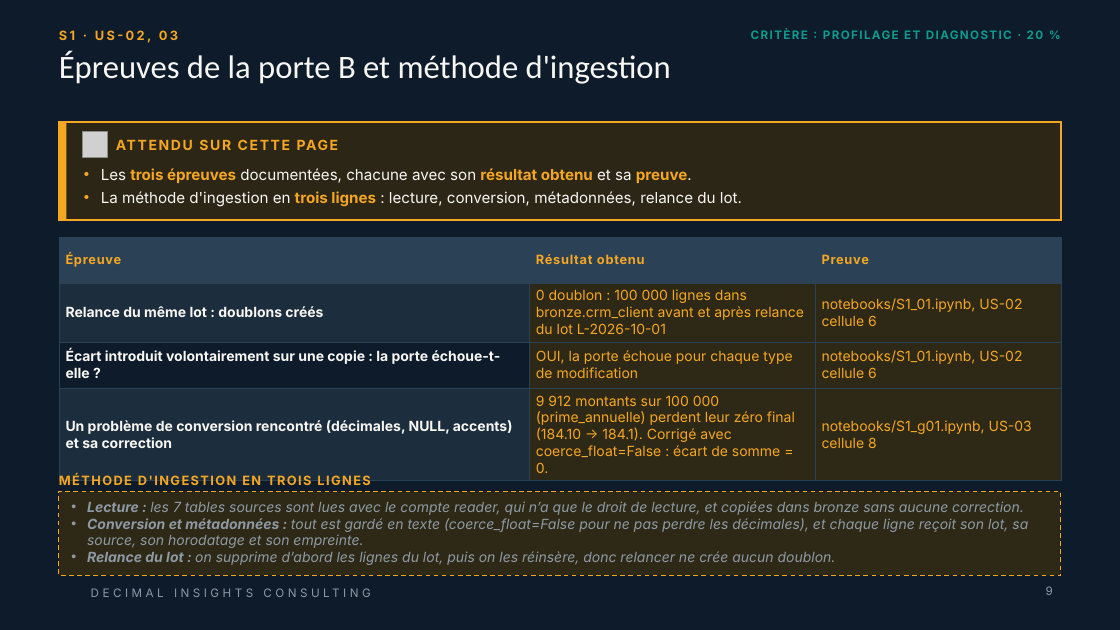
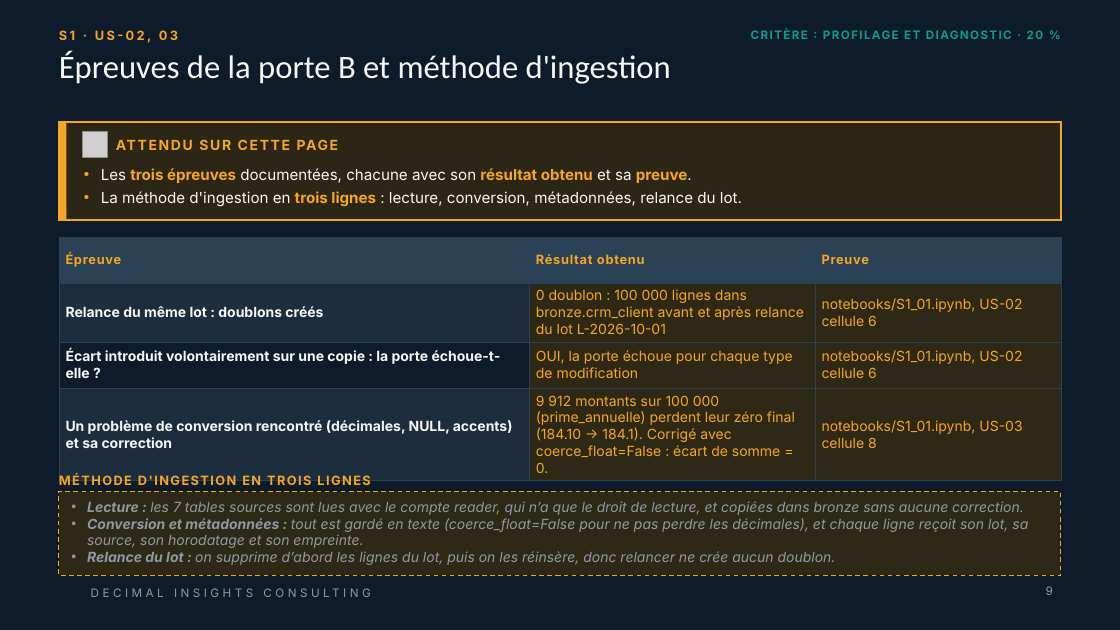
Before and after one commit to Samii05/td-qualite-g01, a slide deck: slide 9 of livrables/Livrable_Groupe_TD_AssurConnect.pptx. Drawn at 1120x630 pixels with LibreOffice and Linux fonts; fonts in the diff are those of the drawing; grey boxes stand for pictures; background and template pictures are left out. Boxes give left, top, right and bottom in pixels: in the first picture for what was removed or moved away, otherwise in the second. Text is boxed around its words. In the diff, an @@ line names an element or a change of style, - is before the commit and + after.

```diff
--- a/livrables/Livrable_Groupe_TD_AssurConnect.pptx
+++ b/livrables/Livrable_Groupe_TD_AssurConnect.pptx
@@ table at bbox=[59, 237, 1061, 477] @@
-row 4, column 3: notebooks/S1_g01.ipynb, US-03 cellule 8
+row 4, column 3: notebooks/S1_01.ipynb, US-03 cellule 8
```
Also in this commit, not shown: 3 other slides changed, 2 other files.
